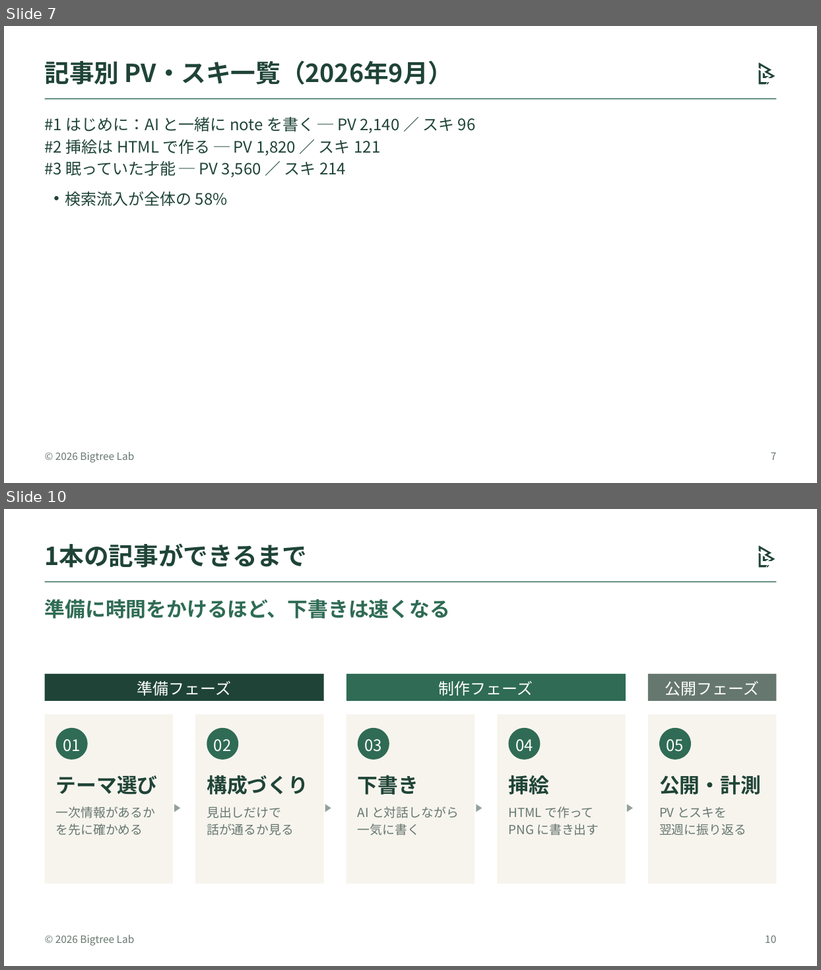
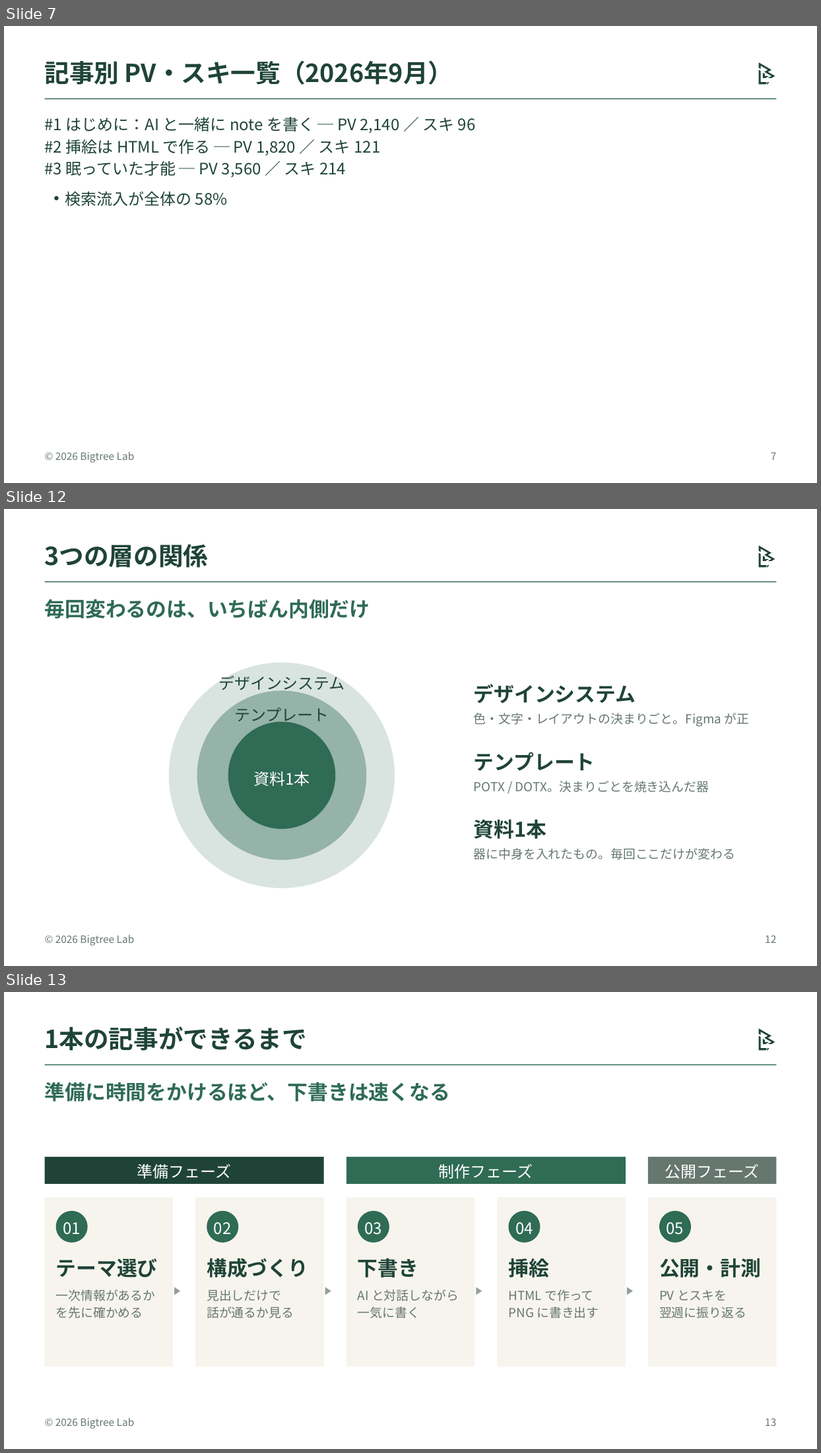
Before and after one commit to bigtree1984/office_3_apps_with_claude, a slide deck: bigtree/samples/bigtree_lab_organisms.pptx. Shown one above the other, each under a label of ours: slides 7 and 10 before the commit, slides 7, 12 and 13 after it; the slides between them are not shown. The pictures are 821x970 and 821x1453 pixels, drawn with LibreOffice and Linux fonts; fonts in the diff are those of the drawing. Boxes give left, top, right and bottom in pixels: in the first picture for what was removed or moved away, otherwise in the second. Text is boxed around its words. In the diff, an @@ line names an element or a change of style, - is before the commit and + after.

```diff
--- a/bigtree/samples/bigtree_lab_organisms.pptx
+++ b/bigtree/samples/bigtree_lab_organisms.pptx
@@ slide 12 added at box(4, 509, 817, 966), background #FFFFFF; not listed: 3 template elements that a slide beside it also shows @@
@@ title added at box(45, 544, 209, 568), 22 pt, text #1F4437, bold @@
+3つの層の関係
@@ text added at box(45, 599, 370, 619), 18 pt, text #2F6B55, bold @@
+毎回変わるのは、いちばん内側だけ
@@ group added at box(169, 663, 750, 889): 9 texts, 3 ellipses @@
+デザインシステム
+色・文字・レイアウトの決まりごと。Figma が正
+テンプレート
+POTX / DOTX。決まりごとを焼き込んだ器
+資料1本
+器に中身を入れたもの。毎回ここだけが変わる
+デザインシステム
+テンプレート
+資料1本
@@ page number added at box(765, 935, 776, 943), 9 pt, text #66776F @@
+12
@@ what was slide 10 is now slide 13 @@
@@ page number at box(765, 1418, 776, 1426): text changed @@
-10
+13
```
Also in this commit, not shown: 2 slides changed, 12 other slides added, 13 other files.
